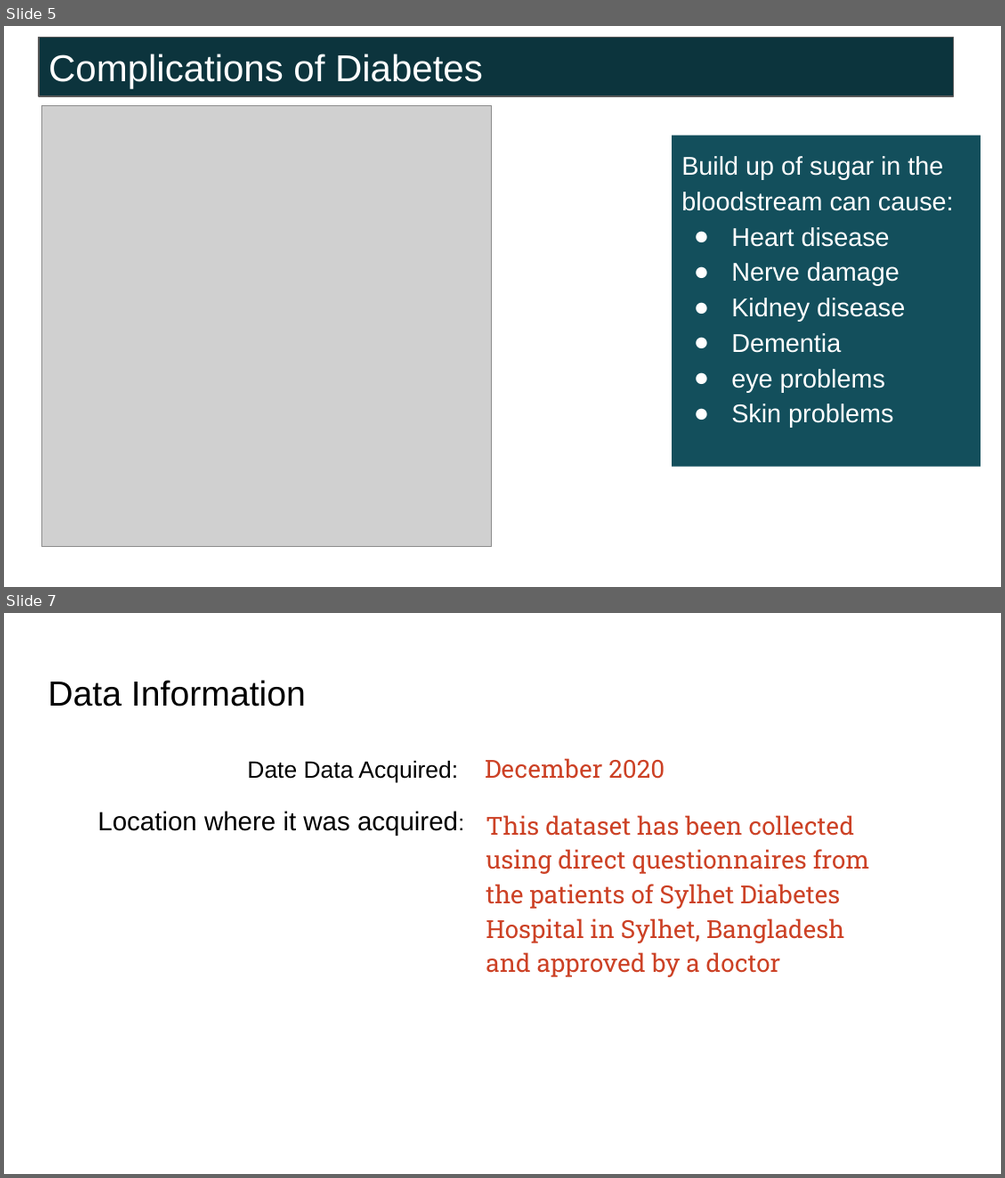
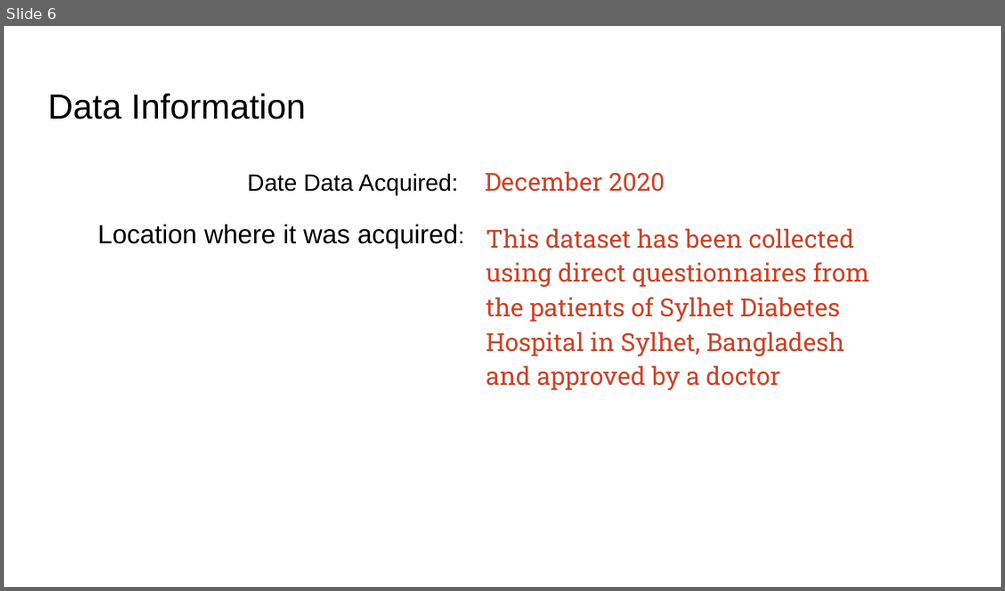
Before and after one commit to rime11/springboard, a slide deck: capstone_2_diabetes/presentation/Early Detection of Diabetes.pptx. Shown one above the other, each under a label of ours: slides 5 and 7 before the commit, slide 6 after it; the slides between them are not shown. The pictures are 1005x1178 and 1005x591 pixels, drawn with LibreOffice and Linux fonts; fonts in the diff are those of the drawing; grey boxes stand for pictures. Boxes give left, top, right and bottom in pixels: in the first picture for what was removed or moved away, otherwise in the second. Text is boxed around its words. In the diff, an @@ line names an element or a change of style, - is before the commit and + after.

```diff
--- a/capstone_2_diabetes/presentation/Early Detection of Diabetes.pptx
+++ b/capstone_2_diabetes/presentation/Early Detection of Diabetes.pptx
@@ slide 5 removed at bbox=[4, 26, 1001, 587], background #FFFFFF @@
@@ rectangle removed at bbox=[39, 37, 953, 95] @@
-Complications of Diabetes
@@ picture removed at bbox=[42, 106, 492, 547] @@
@@ title removed at bbox=[672, 135, 981, 466] @@
-Build up of sugar in the bloodstream can cause:
-● Heart disease
-● Nerve damage
-● Kidney disease
-● Dementia
-● eye problems
-● Skin problems
@@ what was slide 7 is now slide 6 @@
```
Also in this commit, not shown: 2 slides changed, 1 other slide removed, 2 other files.
